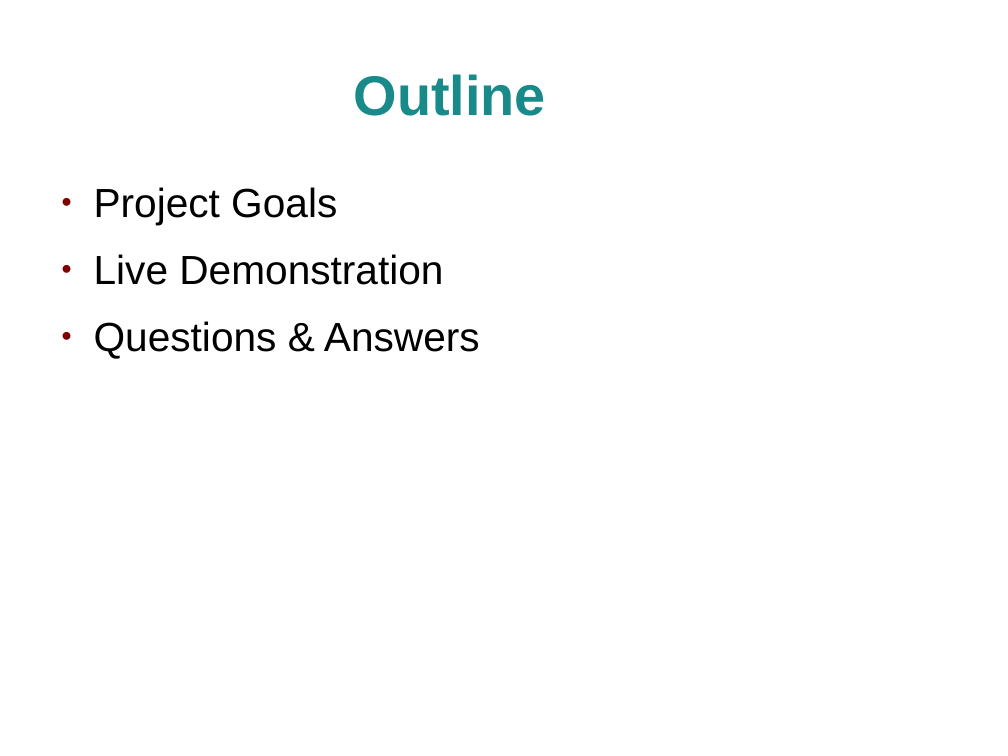
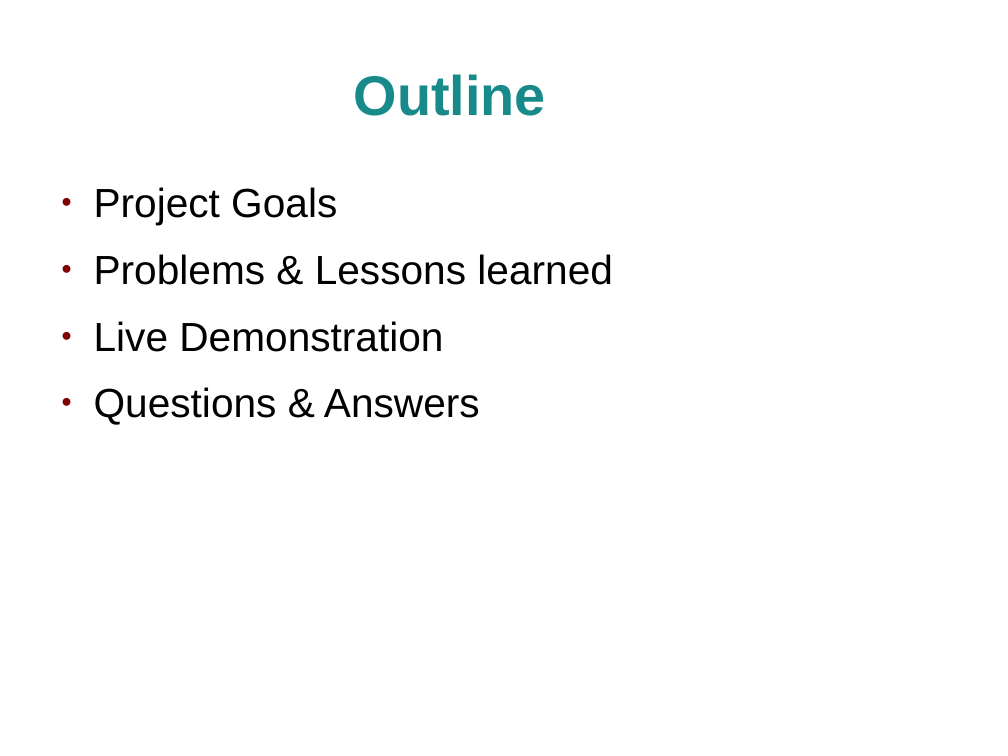
Before and after one commit to schlingel/aic_topic2_2013, a slide deck: slide 2 of presentation/final_presentation.odp. Drawn at 1008x756 pixels with LibreOffice and Linux fonts; fonts in the diff are those of the drawing; background and template pictures are left out. Boxes give left, top, right and bottom in pixels: in the first picture for what was removed or moved away, otherwise in the second. Text is boxed around its words. In the diff, an @@ line names an element or a change of style, - is before the commit and + after.

Commit message:
Added some slides about problems / lessons learned.

```diff
--- a/presentation/final_presentation.odp
+++ b/presentation/final_presentation.odp
@@ text at <box>94,254,613,285</box>: paragraph added @@
+● Problems & Lessons learned
```
Also in this commit, not shown: 1 other slide changed, 3 slides added.
